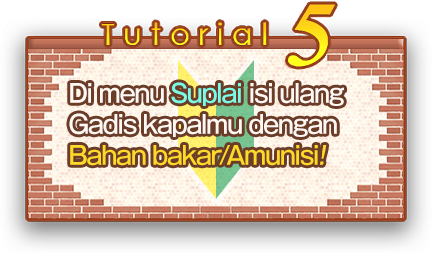
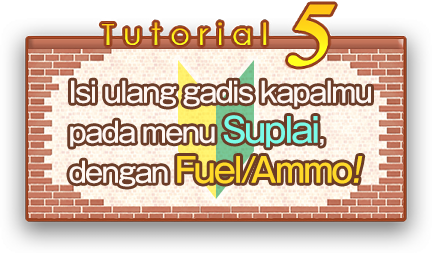
Comparing the layer stacks of the two w=432, h=253 images. Changes:
renamed "Di menu Suplai isi ulang Gadis kapalmu dengan Bahan bakar/Amuni" to "Isi ulang gadis kapalmu pada menu Suplai, dengan Fuel/Ammo!", painted on it over <box>69,80,371,187</box>
